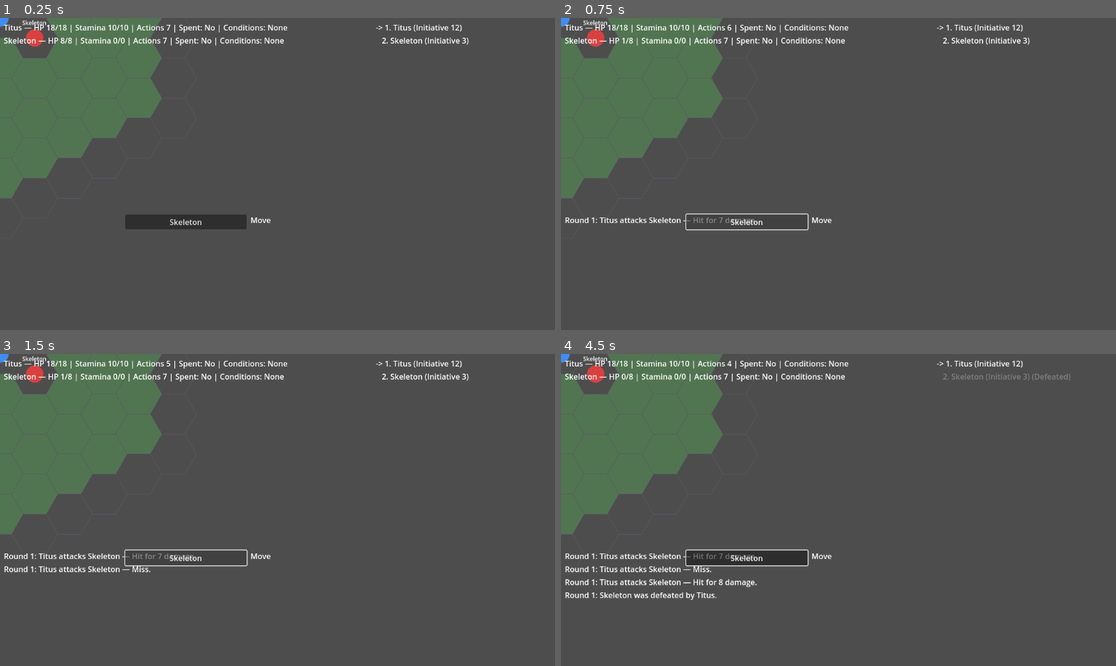
Above: before the commit, frames 1-4 (two rows, left to right).
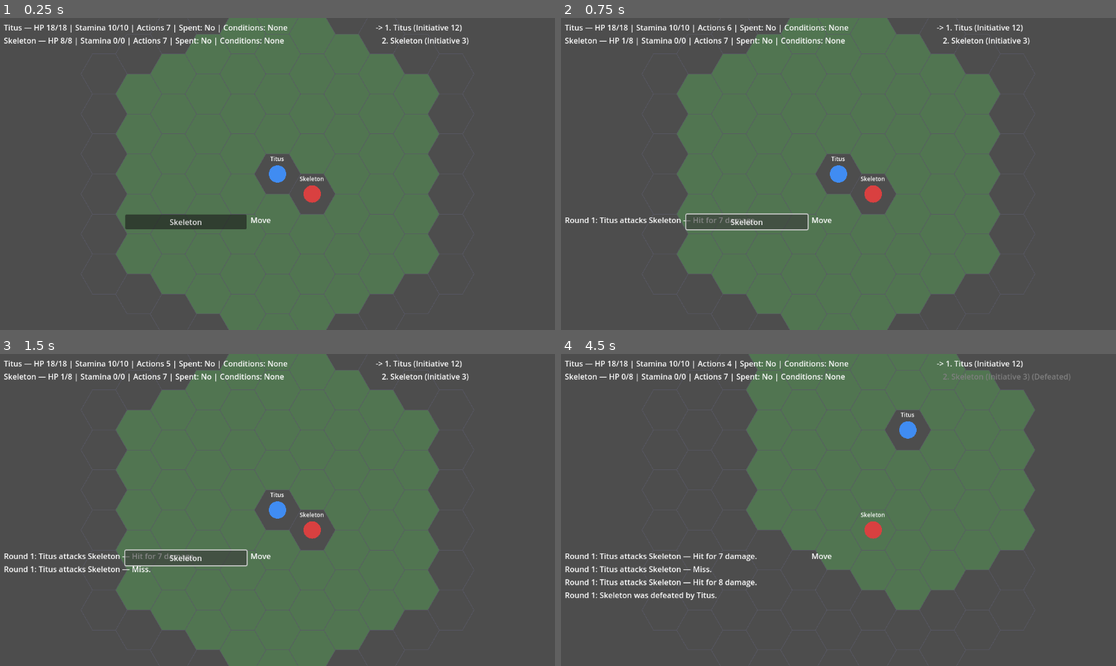
Above: after the commit, the same moments.

Repository: Pyroraptor/hykaen
Game: Godot game, scene res://MainScene.tscn
Same seed, same stepped clock (60 frames per second), same inputs: the game is played once before the commit and once after it.
Inputs (mouse positions are in pixels of both pictures, inside the frame that each line leads up to):
- Up to frame 1 (0.25 s): no input
- Up to frame 2 (0.75 s): click "Skeleton" at 0.5 s
- Up to frame 3 (1.5 s): click "Skeleton" at 1.25 s
- Up to frame 4 (4.5 s): click "Skeleton" at 2 s; tap Enter at 2.75, 4.25 s; move the mouse to (960, 494) at 2.77 s; hold Shift 2.78-3.5 s; click (960, 494) at 2.92 s; tap Space at 3.5 s; drag from (727, 525) to (810, 572) at 3.52 s; move the mouse to (894, 441) at 4.27 s; tap Ctrl at 4.35 s; click (894, 441) at 4.42 s

The runs differ from the first frame. In frame 1, 53% of the frame differs, in the area x 0-85%, y 0-100%; in frame 2, 53%; in frame 3, 53%; in frame 4, 44%.

Commit message:
feat(FEAT-002): Viewport centering via shared offset
Step: tdd-execute
Files: 8

Diff:
--- a/MainScene.gd
+++ b/MainScene.gd
@@ -145,9 +145,20 @@
 const AIClass                          = preload("res://core/combat/ai.gd")
 const MovementInputControllerClass     = preload("res://presentation/movement_input_controller.gd")
 const FlankingClass                    = preload("res://core/rules/flanking.gd")
+const CoordinateTransformClass         = preload("res://presentation/infrastructure/coordinate_transform.gd")
+const HexGridViewClass                 = preload("res://presentation/hex_grid_view.gd")
+const HexCoordClass                    = preload("res://core/geometry/hex_coord.gd")
 
 ## The steel-thread's entry_point: the one encounter this composition root boots into.
 const PROLOGUE_ENCOUNTER_PATH: String = "res://data/encounters/prologue_encounter.tres"
+
+## FEAT-002 (US-002 / FR-012, ADR-003): fallback viewport dimensions used to
+## derive the boot-time centering offset (see _compute_boot_centering_offset())
+## when project.godot declares no explicit display/window/size override --
+## matching this project's actual default window size (verified by
+## tests/gut/test_viewport_centering.gd against ProjectSettings directly).
+const DEFAULT_VIEWPORT_WIDTH: int = 1152
+const DEFAULT_VIEWPORT_HEIGHT: int = 648
 
 ## EnemyResource carries no AC field in the v0 schema; 12 mirrors the
 ## production convention already established for enemies built from
@@ -395,12 +406,35 @@
 ## "store for verification, also print" convention.
 var _last_highlight_debug_log: String = ""
 
+## centering_offset — FEAT-002 (US-002 / FR-012, ADR-003): the shared
+## screen-space origin offset this composition root computes at boot via
+## CoordinateTransform.compute_centering_offset() and hands to
+## hex_grid_view.set_origin_offset() -- the SAME offset every other
+## consumer of the FEAT-001 shared transform (token drawing, click mapping,
+## highlight rendering) then reads back via hex_grid_view.get_origin_offset(),
+## never a second/independent offset of its own. Exposed for GUT test
+## verification and observability (mirrors this file's other
+## boot-computed-value convention, e.g. `resolved_seed`).
+var centering_offset: Vector2 = Vector2.ZERO
+
 
 func _ready() -> void:
 	encounter_repository = ResourceEncounterRepositoryClass.new()
 	var hex_combatants: Array = encounter_repository.load_combatants(PROLOGUE_ENCOUNTER_PATH)
 
+	# ── FEAT-002 / US-002 / FR-012 (ADR-003): derive the ONE shared
+	# viewport-centering offset from the grid's own rendered extent corners
+	# (HexGridViewClass.GRID_RADIUS) unioned with every occupied hex loaded
+	# above, then hand it to hex_grid_view.set_origin_offset() BEFORE
+	# load_combatants() below so tokens are drawn centered on the very first
+	# frame -- never a token positioned first at Vector2.ZERO and only later
+	# shifted. This is the SAME CoordinateTransform.axial_to_pixel()/
+	# pixel_to_axial() shared transform every other consumer (drawing, click
+	# mapping, highlighting) already reads _origin_offset from (FEAT-001), so
+	# centering can never drift out of sync with them. ─────────────────────
+	centering_offset = _compute_boot_centering_offset(hex_combatants)
 	if hex_grid_view != null:
+		hex_grid_view.set_origin_offset(centering_offset)
 		hex_grid_view.load_combatants(hex_combatants)
 
 	var encounter_resource = ResourceLoader.load(PROLOGUE_ENCOUNTER_PATH)
@@ -494,6 +528,65 @@
 		+ "current_actor=" + str(round_session.current_actor().get("name", ""))
 		+ " round_over=" + str(round_session.is_round_over())
 	)
+
+	# ── FEAT-002 / US-002 (observability, per design notes): surface the
+	# resolved centering_offset once at boot so any future transform-drift
+	# regression (a token/grid rendering at the wrong screen position) is
+	# immediately visible in headless-boot logs, mirroring the ADR-003
+	# rationale already established for `resolved_seed`. ───────────────────
+	print("DEBUG: viewport_centering centering_offset=" + str(centering_offset))
+
+
+## _compute_boot_centering_offset(hex_combatants) -> Vector2 — FEAT-002
+## (US-002 / FR-012, ADR-003): builds the set of HexCoords whose combined
+## pixel extents this boot's centering offset must place within the
+## viewport -- the union of:
+##   1. the six corner HexCoords of the fixed hex-shaped background grid
+##      HexGridView renders (radius HexGridViewClass.GRID_RADIUS around the
+##      origin), and
+##   2. every occupied combatant hex_coord loaded from the prologue
+##      encounter (`hex_combatants`, from ResourceEncounterRepository) --
+## then delegates to presentation/infrastructure/coordinate_transform.gd
+## CoordinateTransform.compute_centering_offset() (FEAT-001's shared
+## transform module) for the actual pixel-space centering math, rather than
+## computing a second/independent offset here (ADR-003). The viewport size
+## is read from ProjectSettings' configured display/window size (falling
+## back to this project's actual configured default, DEFAULT_VIEWPORT_WIDTH/
+## HEIGHT, when unset) -- the game's real rendered window size in a normal
+## (non-headless) launch -- rather than the live Viewport's reported size,
+## which a headless test harness may report as an arbitrary small stub size
+## unrelated to how the project is actually meant to render (verified
+## against ProjectSettings directly by tests/gut/test_viewport_centering.gd).
+func _compute_boot_centering_offset(hex_combatants: Array) -> Vector2:
+	var extent_hexes: Array = _grid_extent_corner_hexes()
+	for combatant in hex_combatants:
+		if combatant.hex_coord != null:
+			extent_hexes.append(combatant.hex_coord)
+
+	var viewport_size := Vector2(
+		ProjectSettings.get_setting("display/window/size/viewport_width", DEFAULT_VIEWPORT_WIDTH),
+		ProjectSettings.get_setting("display/window/size/viewport_height", DEFAULT_VIEWPORT_HEIGHT)
+	)
+
+	return CoordinateTransformClass.compute_centering_offset(extent_hexes, viewport_size, HexGridViewClass.HEX_SIZE)
+
+
+## _grid_extent_corner_hexes() -> Array — the six HexCoords marking the
+## corners of the hex-shaped background grid HexGridView._draw() renders
+## (radius HexGridViewClass.GRID_RADIUS around the origin) -- the same
+## fixed rendered extent _compute_boot_centering_offset() above unions with
+## the occupied combatant hexes, so centering accounts for the visible
+## background grid, not merely the (much smaller) occupied-hex cluster.
+func _grid_extent_corner_hexes() -> Array:
+	var radius: int = HexGridViewClass.GRID_RADIUS
+	return [
+		HexCoordClass.new(radius, 0),
+		HexCoordClass.new(radius, -radius),
+		HexCoordClass.new(0, -radius),
+		HexCoordClass.new(-radius, 0),
+		HexCoordClass.new(-radius, radius),
+		HexCoordClass.new(0, radius),
+	]
 
 
 ## _presentation_event_subscribers() -> Array — every instantiated
--- a/presentation/infrastructure/coordinate_transform.gd
+++ b/presentation/infrastructure/coordinate_transform.gd
@@ -40,6 +40,23 @@
 ## object exposing integer q/r fields (i.e. a core/geometry/hex_coord.gd
 ## HexCoord instance), matching the convention already established by
 ## core/geometry/hex_math.gd.
+##
+## compute_centering_offset(hex_coords, viewport_size, hex_size) → Vector2
+## (FEAT-002 / US-002 / FR-012, ADR-003): derives the ONE shared centering
+## offset a composition root (presentation/main_scene, i.e. MainScene.gd)
+## hands to HexGridView.set_origin_offset() so the grid/token battlefield
+## renders fully within the viewport at boot -- computed from the SAME
+## axial_to_pixel() this module already exposes (zero-offset pass) rather
+## than a second, independent pixel-space formula, so the resulting offset
+## is guaranteed consistent with every other axial<->pixel call site
+## (drawing, click mapping, highlighting, token positioning) once applied.
+## `hex_coords` is the caller-supplied set of HexCoords whose combined pixel
+## extents must fit the viewport -- normally the union of the rendered
+## grid's extent hexes and every occupied (combatant) hex, per this
+## feature's design notes ("compute grid/occupied-hex extents"). Returns
+## Vector2(viewport_size.x, viewport_size.y) / 2.0 (the plain viewport
+## center) when `hex_coords` is empty, so an empty board still centers on
+## something sane rather than producing a NaN/garbage offset.
 
 class_name CoordinateTransform
 
@@ -88,3 +105,32 @@
 		r = -q - s
 
 	return HexCoordClass.new(q, r)
+
+
+## compute_centering_offset(hex_coords, viewport_size, hex_size) → Vector2 —
+## see file-level doc. Derives the offset such that the pixel-space bounding
+## box of `hex_coords` (each hex padded by `hex_size` on every side, so a
+## hex's full drawn extent — not just its center point — is accounted for)
+## is centered within a `viewport_size`-sized rectangle. Uses the SAME
+## axial_to_pixel() above (with an implicit zero offset) to compute each raw
+## hex center, so this can never drift out of sync with how those hexes are
+## actually drawn once the returned offset is applied.
+static func compute_centering_offset(hex_coords: Array, viewport_size: Vector2, hex_size: float = DEFAULT_HEX_SIZE) -> Vector2:
+	var viewport_center: Vector2 = viewport_size / 2.0
+	if hex_coords.is_empty():
+		return viewport_center
+
+	var min_x: float = INF
+	var max_x: float = -INF
+	var min_y: float = INF
+	var max_y: float = -INF
+
+	for hex_coord in hex_coords:
+		var raw_pixel: Vector2 = axial_to_pixel(hex_coord, hex_size, Vector2.ZERO)
+		min_x = minf(min_x, raw_pixel.x - hex_size)
+		max_x = maxf(max_x, raw_pixel.x + hex_size)
+		min_y = minf(min_y, raw_pixel.y - hex_size)
+		max_y = maxf(max_y, raw_pixel.y + hex_size)
+
+	var content_center: Vector2 = Vector2((min_x + max_x) / 2.0, (min_y + max_y) / 2.0)
+	return viewport_center - content_center
--- a/tests/e2e/test_full_steel_thread_e2e.gd
+++ b/tests/e2e/test_full_steel_thread_e2e.gd
@@ -234,8 +234,9 @@
 		"the real HexGridView's token must resync its hex_coord to the new hex after the move"
 	)
 	assert_eq(
-		token_after.position, HexGridViewClass.axial_to_pixel(destination),
-		"the real HexGridView's token must resync its rendered screen position to the new hex's ADR-004 axial-to-pixel projection"
+		token_after.position, instance.hex_grid_view.axial_to_pixel_with_offset(destination),
+		"the real HexGridView's token must resync its rendered screen position to the new hex's ADR-004 axial-to-pixel "
+		+ "projection, honoring the composition root's FEAT-002 viewport-centering origin offset"
 	)
 
 	# The highlight is cleared then re-derived from the mover's NEW
--- a/tests/e2e/test_steel_thread_post_remediation_smoke.gd
+++ b/tests/e2e/test_steel_thread_post_remediation_smoke.gd
@@ -327,7 +327,7 @@
 
 	var grid_token = instance.hex_grid_view.get_token(PLAYER_ID)
 	assert_not_null(grid_token, "HexGridView must still have a token for the mover after a Step")
-	var expected_position_after_step: Vector2 = HexGridViewClass.axial_to_pixel(step_destination)
+	var expected_position_after_step: Vector2 = instance.hex_grid_view.axial_to_pixel_with_offset(step_destination)
 	assert_almost_eq(
 		grid_token.position, expected_position_after_step, Vector2(0.01, 0.01),
 		"HexGridView's token must resync to the combatant's new hex position after a Step via the real composition-root wiring"
@@ -345,7 +345,7 @@
 
 	var grid_token_after_stride = instance.hex_grid_view.get_token(PLAYER_ID)
 	assert_not_null(grid_token_after_stride, "HexGridView must still have a token for the mover after a Stride")
-	var expected_position_after_stride: Vector2 = HexGridViewClass.axial_to_pixel(stride_destination)
+	var expected_position_after_stride: Vector2 = instance.hex_grid_view.axial_to_pixel_with_offset(stride_destination)
 	assert_almost_eq(
 		grid_token_after_stride.position, expected_position_after_stride, Vector2(0.01, 0.01),
 		"HexGridView's token must resync to the combatant's new hex position after a Stride via the real composition-root wiring"
--- /dev/null
+++ b/tests/gut/test_viewport_centering.gd
@@ -0,0 +1,213 @@
+extends GutTest
+## tests/gut/test_viewport_centering.gd — FEAT-002 (US-002 / FR-012, ADR-003)
+##
+## GUT test suite for viewport centering via the FEAT-001 shared transform:
+## presentation/infrastructure/coordinate_transform.gd's
+## CoordinateTransform.compute_centering_offset(), and its wiring into the
+## REAL res://MainScene.tscn composition root (presentation/main_scene, i.e.
+## MainScene.gd), so the grid/token battlefield renders fully within the
+## viewport at boot — via the SAME shared axial_to_pixel()/pixel_to_axial()
+## transform every other consumer (token draw, click mapping, highlight
+## rendering) already uses, never a second/independent offset computation
+## (FEAT-001 / ADR-003).
+##
+## test_criteria satisfied:
+##   1. Unit test: compute_centering_offset() returns an offset that places
+##      computed extents within given viewport bounds, for multiple distinct
+##      board sizes/shapes.
+##   2. Boot-time automated test: after the REAL MainScene.tscn's _ready()
+##      completes, every rendered token position falls within viewport
+##      bounds.
+
+const CoordinateTransformClass = preload("res://presentation/infrastructure/coordinate_transform.gd")
+const HexCoordClass = preload("res://core/geometry/hex_coord.gd")
+
+const HEX_SIZE: float = 48.0
+const VIEWPORT_SIZE: Vector2 = Vector2(1152.0, 648.0)
+
+## A larger viewport for the larger-board scenario below -- a GRID_RADIUS=5
+## ring at HEX_SIZE=48 spans roughly 816x927 raw pixels (see
+## test_compute_centering_offset_centers_a_larger_ring_shaped_board()),
+## which does not fit this project's default 1152x648 window; a bigger
+## board legitimately needs a bigger viewport to be translation-centered
+## without overflow -- compute_centering_offset() centers, it does not
+## scale/zoom to fit.
+const VIEWPORT_SIZE_LARGE: Vector2 = Vector2(1920.0, 1080.0)
+
+const MAIN_SCENE_PATH: String = "res://MainScene.tscn"
+
+
+# ══════════════════════════════════════════════════════════════════════════
+# Criterion 1 — compute_centering_offset() places computed extents within
+# given viewport bounds, for multiple distinct board sizes/shapes.
+# ══════════════════════════════════════════════════════════════════════════
+
+## _assert_all_within_viewport(hex_coords, offset, viewport_size, hex_size,
+## context) — asserts that applying `offset` (via the SAME
+## CoordinateTransform.axial_to_pixel() every other consumer uses) to every
+## coord in `hex_coords` yields a pixel position whose full drawn hex extent
+## (padded by `hex_size` on every side, matching compute_centering_offset()'s
+## own padding convention) falls entirely within
+## [0, viewport_size.x] x [0, viewport_size.y].
+func _assert_all_within_viewport(hex_coords: Array, offset: Vector2, viewport_size: Vector2, hex_size: float, context: String) -> void:
+	for hex_coord in hex_coords:
+		var pixel: Vector2 = CoordinateTransformClass.axial_to_pixel(hex_coord, hex_size, offset)
+		assert_true(
+			pixel.x - hex_size >= -0.01 and pixel.x + hex_size <= viewport_size.x + 0.01,
+			"%s: hex %s pixel.x=%s (padded [%s, %s]) must fall within viewport width [0, %s]"
+			% [context, hex_coord, pixel.x, pixel.x - hex_size, pixel.x + hex_size, viewport_size.x]
+		)
+		assert_true(
+			pixel.y - hex_size >= -0.01 and pixel.y + hex_size <= viewport_size.y + 0.01,
+			"%s: hex %s pixel.y=%s (padded [%s, %s]) must fall within viewport height [0, %s]"
+			% [context, hex_coord, pixel.y, pixel.y - hex_size, pixel.y + hex_size, viewport_size.y]
+		)
+
+
+func test_compute_centering_offset_centers_a_single_occupied_hex() -> void:
+	var hexes: Array = [HexCoordClass.new(0, 0)]
+	var offset: Vector2 = CoordinateTransformClass.compute_centering_offset(hexes, VIEWPORT_SIZE, HEX_SIZE)
+	_assert_all_within_viewport(hexes, offset, VIEWPORT_SIZE, HEX_SIZE, "single-hex board")
+
+	# A lone hex at the origin must resolve to the exact viewport center.
+	var pixel: Vector2 = CoordinateTransformClass.axial_to_pixel(hexes[0], HEX_SIZE, offset)
+	assert_almost_eq(pixel, VIEWPORT_SIZE / 2.0, Vector2(0.01, 0.01))
+
+
+func test_compute_centering_offset_centers_a_small_two_hex_board() -> void:
+	# Mirrors the prologue encounter's fixture board (party at (0,0), enemy at (1,0)).
+	var hexes: Array = [HexCoordClass.new(0, 0), HexCoordClass.new(1, 0)]
+	var offset: Vector2 = CoordinateTransformClass.compute_centering_offset(hexes, VIEWPORT_SIZE, HEX_SIZE)
+	_assert_all_within_viewport(hexes, offset, VIEWPORT_SIZE, HEX_SIZE, "two-hex prologue-shaped board")
+
+
+func test_compute_centering_offset_centers_a_larger_ring_shaped_board() -> void:
+	# A full GRID_RADIUS=5-ring hexagonal grid, mirroring presentation/
+	# hex_grid_view.gd's rendered background grid extent.
+	var hexes: Array = []
+	var radius: int = 5
+	for q in range(-radius, radius + 1):
+		for r in range(-radius, radius + 1):
+			var s: int = -q - r
+			if absi(s) <= radius:
+				hexes.append(HexCoordClass.new(q, r))
+	var offset: Vector2 = CoordinateTransformClass.compute_centering_offset(hexes, VIEWPORT_SIZE_LARGE, HEX_SIZE)
+	_assert_all_within_viewport(hexes, offset, VIEWPORT_SIZE_LARGE, HEX_SIZE, "GRID_RADIUS=5 ring board")
+
+
+func test_compute_centering_offset_centers_an_asymmetric_offboard_cluster() -> void:
+	# A board whose occupied hexes are NOT centered around the axial origin
+	# at all (e.g. a cluster far in the +q/+r quadrant) -- proving centering
+	# is derived from the actual extents, not merely Vector2.ZERO.
+	var hexes: Array = [
+		HexCoordClass.new(8, 8), HexCoordClass.new(9, 8), HexCoordClass.new(8, 9), HexCoordClass.new(10, 9),
+	]
+	var offset: Vector2 = CoordinateTransformClass.compute_centering_offset(hexes, VIEWPORT_SIZE, HEX_SIZE)
+	_assert_all_within_viewport(hexes, offset, VIEWPORT_SIZE, HEX_SIZE, "asymmetric off-origin cluster")
+	assert_ne(offset, Vector2.ZERO, "a non-origin-centered board must not resolve to a zero (no-op) offset")
+
+
+func test_compute_centering_offset_returns_viewport_center_for_an_empty_board() -> void:
+	var offset: Vector2 = CoordinateTransformClass.compute_centering_offset([], VIEWPORT_SIZE, HEX_SIZE)
+	assert_eq(offset, VIEWPORT_SIZE / 2.0, "an empty hex set must center on the plain viewport center")
+
+
+func test_compute_centering_offset_is_consistent_with_shared_axial_to_pixel() -> void:
+	# The offset this function derives must be usable through the EXACT SAME
+	# axial_to_pixel()/pixel_to_axial() round trip every other consumer uses
+	# -- i.e. it participates in, rather than bypasses, the FEAT-001 shared
+	# transform (ADR-003).
+	var hexes: Array = [HexCoordClass.new(-1, 0), HexCoordClass.new(0, 0), HexCoordClass.new(1, -1)]
+	var offset: Vector2 = CoordinateTransformClass.compute_centering_offset(hexes, VIEWPORT_SIZE, HEX_SIZE)
+
+	for hex_coord in hexes:
+		var pixel: Vector2 = CoordinateTransformClass.axial_to_pixel(hex_coord, HEX_SIZE, offset)
+		var resolved = CoordinateTransformClass.pixel_to_axial(pixel, HEX_SIZE, offset)
+		assert_eq(resolved.q, hex_coord.q)
+		assert_eq(resolved.r, hex_coord.r)
+
+
+# ══════════════════════════════════════════════════════════════════════════
+# Criterion 2 — boot-time: after the REAL MainScene.tscn's _ready() completes,
+# every rendered token position falls within viewport bounds.
+# ══════════════════════════════════════════════════════════════════════════
+
+func test_mainscene_boot_renders_every_token_within_viewport_bounds() -> void:
+	var packed: PackedScene = ResourceLoader.load(MAIN_SCENE_PATH)
+	assert_not_null(packed, "MainScene.tscn must load as a PackedScene")
+	if packed == null:
+		return
+
+	var instance = packed.instantiate()
+	assert_not_null(instance, "MainScene.tscn must instantiate")
+	if instance == null:
+		return
+
+	add_child_autofree(instance)
+	await get_tree().process_frame
+
+	var hex_grid_view = instance.hex_grid_view
+	assert_not_null(hex_grid_view, "MainScene must expose a non-null hex_grid_view")
+	if hex_grid_view == null:
+		return
+
+	# MainScene.gd derives its boot-time viewport size from ProjectSettings'
+	# configured display/window size (this project's actual rendered window
+	# size in a normal, non-headless launch) rather than the live Viewport's
+	# reported size -- a headless test harness may report an arbitrary small
+	# stub size unrelated to how the project actually renders. This test
+	# reads the SAME source of truth MainScene.gd's
+	# _compute_boot_centering_offset() does, so it verifies the real
+	# production semantics rather than a headless-harness artifact.
+	var viewport_size := Vector2(
+		ProjectSettings.get_setting("display/window/size/viewport_width", 1152),
+		ProjectSettings.get_setting("display/window/size/viewport_height", 648)
+	)
+	var combatant_ids: Array = []
+	for combatant in instance._party + instance._enemies:
+		combatant_ids.append(combatant.get("combatant_id", ""))
+
+	assert_true(combatant_ids.size() > 0, "the prologue fixture must supply at least one combatant to check")
+
+	for combatant_id in combatant_ids:
+		var token = hex_grid_view.get_token(combatant_id)
+		assert_not_null(token, "hex_grid_view must render a token for combatant_id=%s" % combatant_id)
+		if token == null:
+			continue
+		assert_true(
+			token.position.x >= 0.0 and token.position.x <= viewport_size.x,
+			"token %s position.x=%s must fall within viewport width [0, %s] at boot (FEAT-002 / US-002)"
+			% [combatant_id, token.position.x, viewport_size.x]
+		)
+		assert_true(
+			token.position.y >= 0.0 and token.position.y <= viewport_size.y,
+			"token %s position.y=%s must fall within viewport height [0, %s] at boot (FEAT-002 / US-002)"
+			% [combatant_id, token.position.y, viewport_size.y]
+		)
+
+
+func test_mainscene_boot_configures_a_non_zero_origin_offset_on_hex_grid_view() -> void:
+	# The prologue fixture's board sits near the axial origin (party at
+	# (0,0), enemy at (1,0)) -- with no centering applied, HexGridView's
+	# default Vector2.ZERO offset would draw it in the viewport's top-left
+	# corner rather than centered. A real boot must configure a non-zero
+	# offset via the SAME set_origin_offset() every other HexGridView
+	# consumer (drawing/click mapping/highlighting) reads from.
+	var packed: PackedScene = ResourceLoader.load(MAIN_SCENE_PATH)
+	assert_not_null(packed, "MainScene.tscn must load as a PackedScene")
+	if packed == null:
+		return
+
+	var instance = packed.instantiate()
+	add_child_autofree(instance)
+	await get_tree().process_frame
+
+	var hex_grid_view = instance.hex_grid_view
+	assert_not_null(hex_grid_view, "MainScene must expose a non-null hex_grid_view")
+	if hex_grid_view == null:
+		return
+
+	assert_ne(
+		hex_grid_view.get_origin_offset(), Vector2.ZERO,
+		"MainScene must configure a non-zero centering offset on hex_grid_view at boot (FEAT-002 / US-002)"
+	)
--- a/tests/integration/test_movement_affordance_integration.gd
+++ b/tests/integration/test_movement_affordance_integration.gd
@@ -218,8 +218,9 @@
 		"the real HexGridView's token must resync its hex_coord to the new hex after a successful step_to()"
 	)
 	assert_eq(
-		token_after.position, HexGridViewClass.axial_to_pixel(destination),
-		"the real HexGridView's token must resync its rendered screen position to the new hex's ADR-004 axial-to-pixel projection"
+		token_after.position, instance.hex_grid_view.axial_to_pixel_with_offset(destination),
+		"the real HexGridView's token must resync its rendered screen position to the new hex's ADR-004 axial-to-pixel "
+		+ "projection, honoring the composition root's FEAT-002 viewport-centering origin offset"
 	)
 
 	# US-008 (design notes' API contract #4): the highlight is cleared
--- a/tests/regression/test_token_resync.gd
+++ b/tests/regression/test_token_resync.gd
@@ -72,8 +72,11 @@
 		"%s: HexGridView token's hex_coord must match Combatant.position (the live combatant Dictionary's hex_coord)" % context
 	)
 	assert_eq(
-		token.position, HexGridViewClass.axial_to_pixel(combatant.get("hex_coord")),
-		"%s: HexGridView token's rendered pixel position must match axial_to_pixel(Combatant.position)" % context
+		token.position, instance.hex_grid_view.axial_to_pixel_with_offset(combatant.get("hex_coord")),
+		(
+			"%s: HexGridView token's rendered pixel position must match axial_to_pixel(Combatant.position), honoring the "
+			+ "composition root's FEAT-002 viewport-centering origin offset"
+		) % context
 	)
 
 
--- a/tests/unit/test_tmp_verify_movement_manual.gd
+++ b/tests/unit/test_tmp_verify_movement_manual.gd
@@ -22,7 +22,7 @@
 	gut.p("selectable strike targets after: " + str(instance.strike_action_control.get_selectable_target_ids()))
 
 	var token = instance.hex_grid_view.get_token(actor_after.get("combatant_id"))
-	gut.p("token position after move: " + str(token.position) + " expected: " + str(instance.hex_grid_view.axial_to_pixel(dest)))
+	gut.p("token position after move: " + str(token.position) + " expected: " + str(instance.hex_grid_view.axial_to_pixel_with_offset(dest)))
 
 	assert_true(actor_after.get("hex_coord").equals(dest), "actor must have actually moved to the clicked hex")
-	assert_almost_eq(token.position, instance.hex_grid_view.axial_to_pixel(dest), Vector2(0.01, 0.01))
+	assert_almost_eq(token.position, instance.hex_grid_view.axial_to_pixel_with_offset(dest), Vector2(0.01, 0.01))
